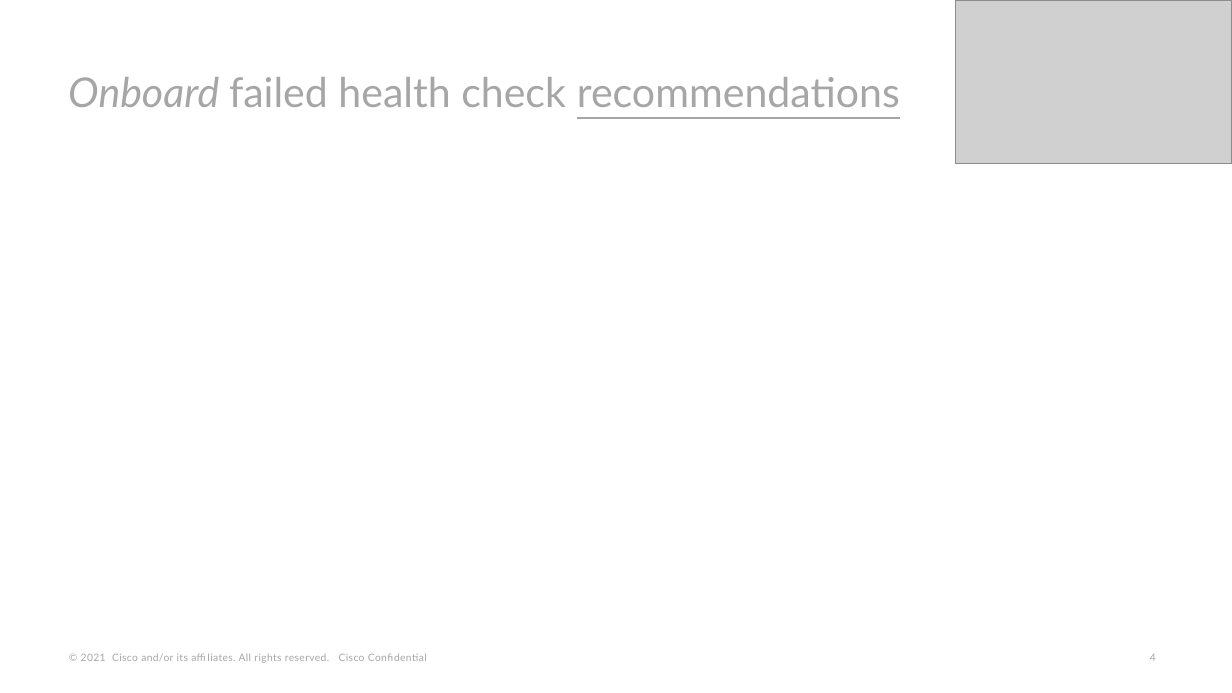
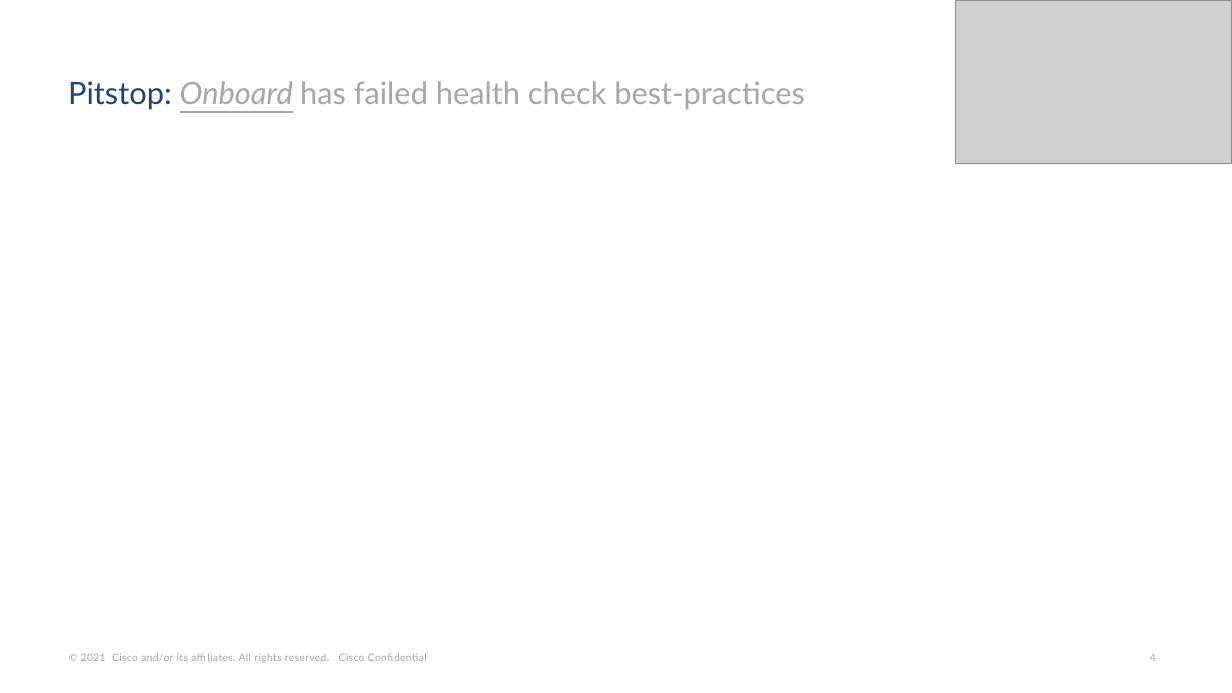
Before and after one commit to Appdynamics/config-assessment-tool, a slide deck: slide 4 of backend/resources/pptAssets/HybridApplicationMonitoringUseCase_template.pptx. Drawn at 1232x693 pixels with LibreOffice and Linux fonts; fonts in the diff are those of the drawing; grey boxes stand for pictures; background and template pictures are left out. Boxes give left, top, right and bottom in pixels: in the first picture for what was removed or moved away, otherwise in the second. Text is boxed around its words. In the diff, an @@ line names an element or a change of style, - is before the commit and + after.

```diff
--- a/backend/resources/pptAssets/HybridApplicationMonitoringUseCase_template.pptx
+++ b/backend/resources/pptAssets/HybridApplicationMonitoringUseCase_template.pptx
@@ title at <box>68,81,805,110</box>: text changed; size 32 to 24 pt @@
-Onboard failed health check recommendations
+Pitstop: Onboard has failed health check best-practices
```
Also in this commit, not shown: 11 other slides changed, 2 other files.
